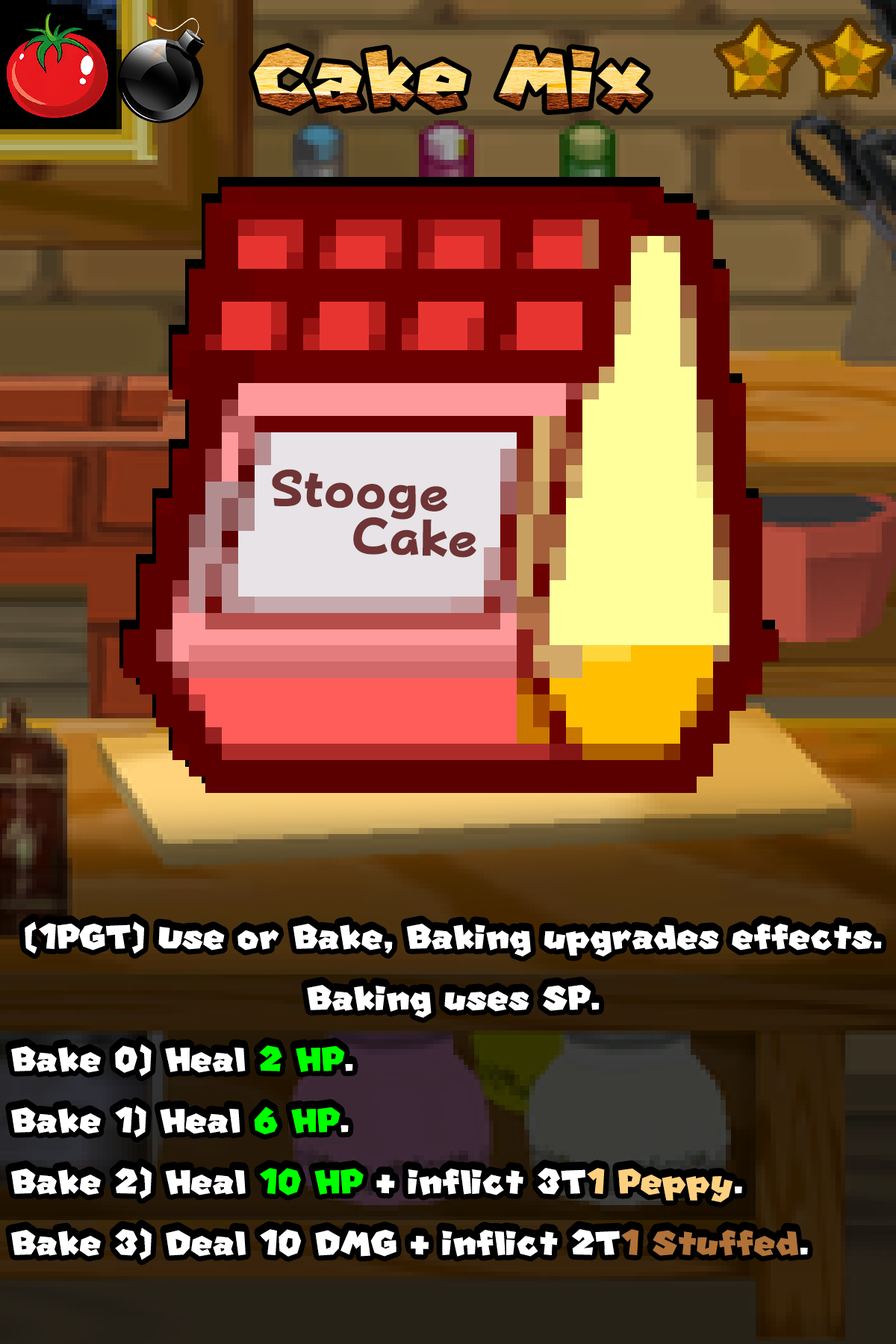
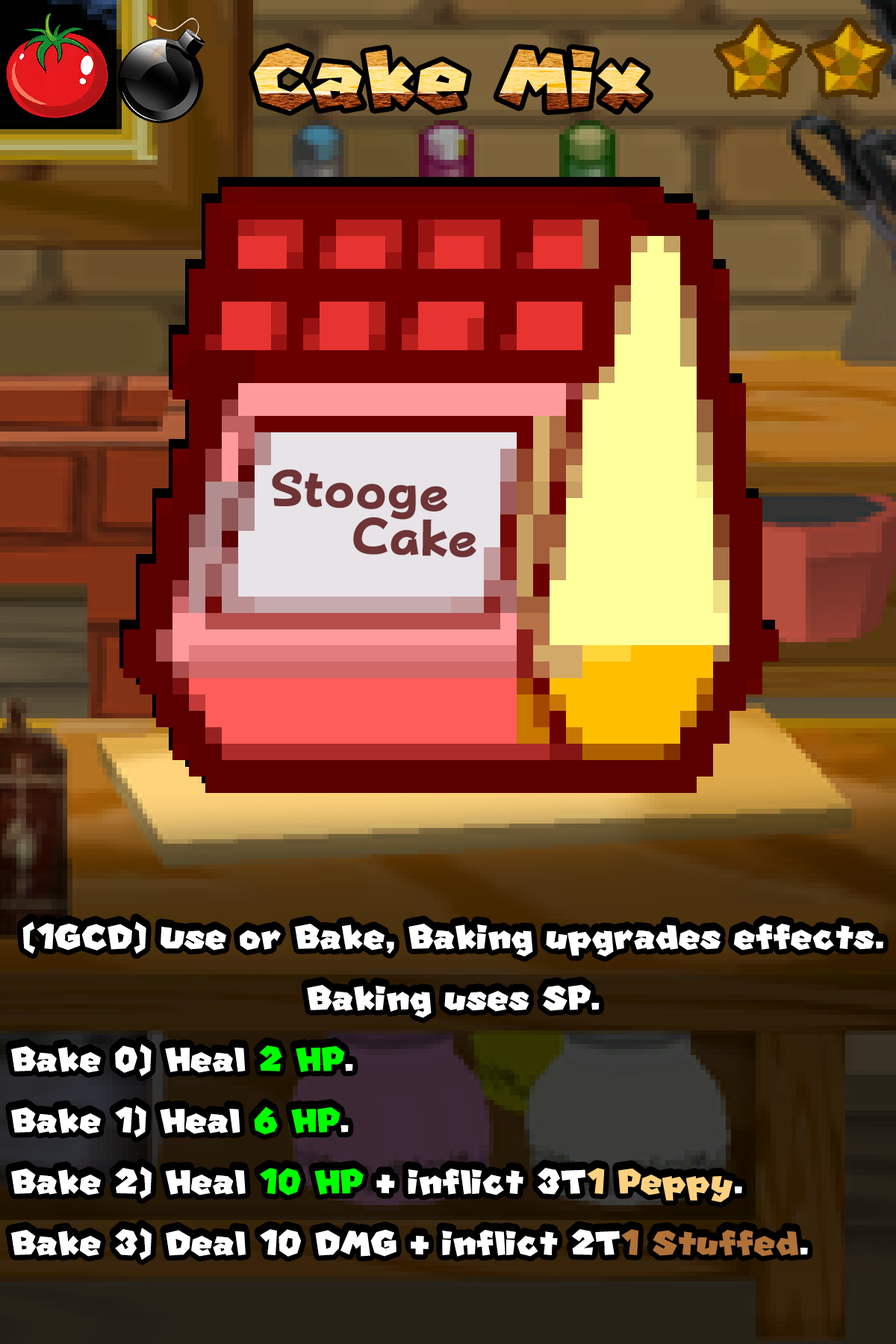
Layered file, before and after one edit (896x1344). Changes by layer:
painted on "Ability" over [22, 921, 883, 957]
